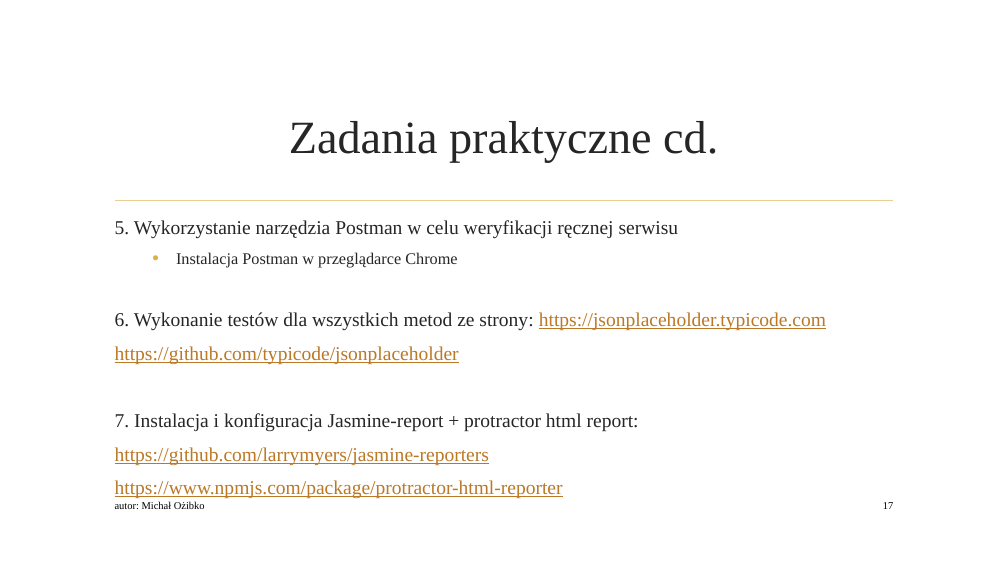
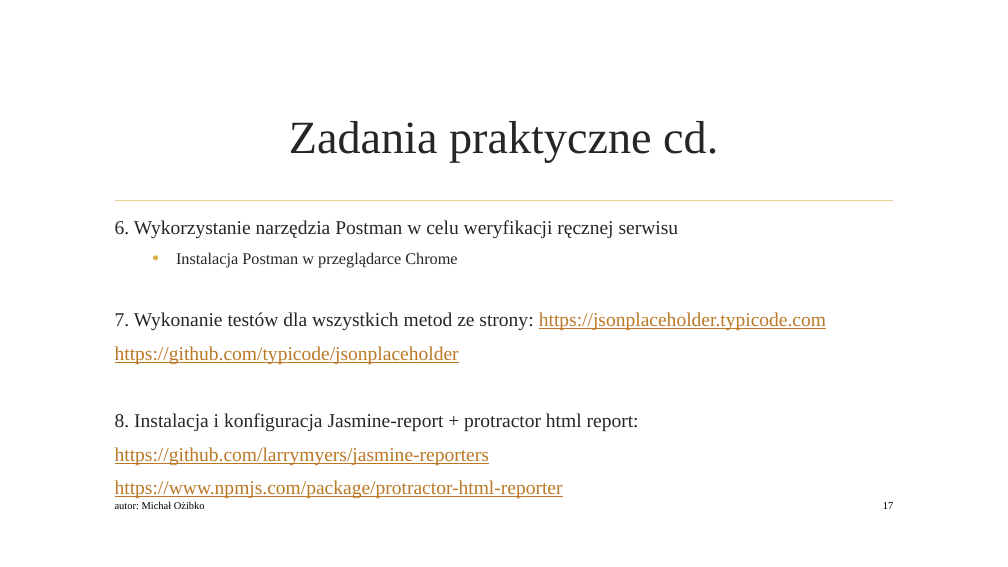
Before and after one commit to qadevpl/repo, a slide deck: slide 17 of JSRestApi/WarsztatQA.pptx. Drawn at 1008x567 pixels with LibreOffice and Linux fonts; fonts in the diff are those of the drawing; background and template pictures are left out. Boxes give left, top, right and bottom in pixels: in the first picture for what was removed or moved away, otherwise in the second. Text is boxed around its words. In the diff, an @@ line names an element or a change of style, - is before the commit and + after.

```diff
--- a/JSRestApi/WarsztatQA.pptx
+++ b/JSRestApi/WarsztatQA.pptx
@@ text at (115,220,679,238): text changed @@
-5. Wykorzystanie narzędzia Postman w celu weryfikacji ręcznej serwisu
+6. Wykorzystanie narzędzia Postman w celu weryfikacji ręcznej serwisu
@@ text at (115,312,826,330): text changed @@
-6. Wykonanie testów dla wszystkich metod ze strony: https://jsonplaceholder.typicode.com
+7. Wykonanie testów dla wszystkich metod ze strony: https://jsonplaceholder.typicode.com
@@ text at (115,413,639,431): text changed @@
-7. Instalacja i konfiguracja Jasmine-report + protractor html report:
+8. Instalacja i konfiguracja Jasmine-report + protractor html report:
```
Also in this commit, not shown: 3 other slides changed, 1 other file.
